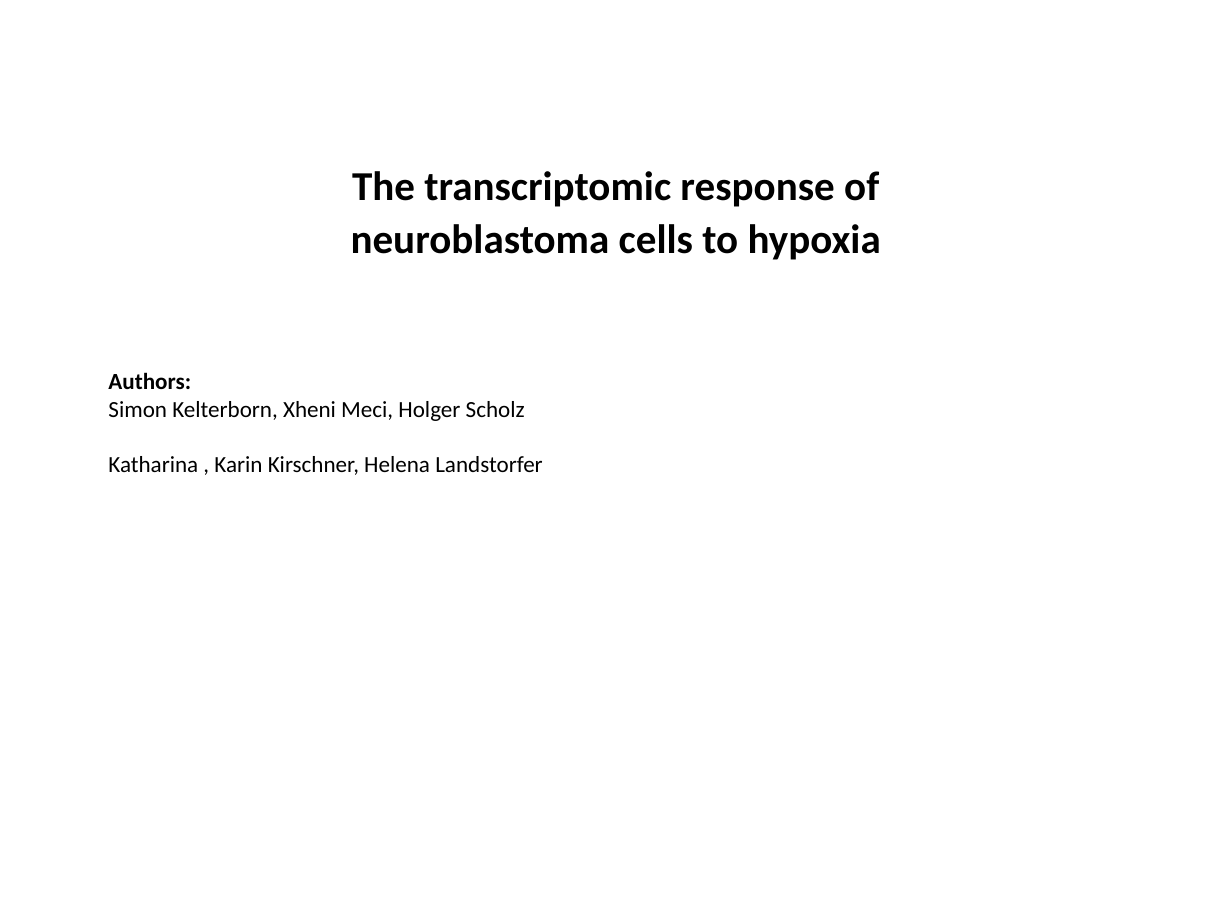
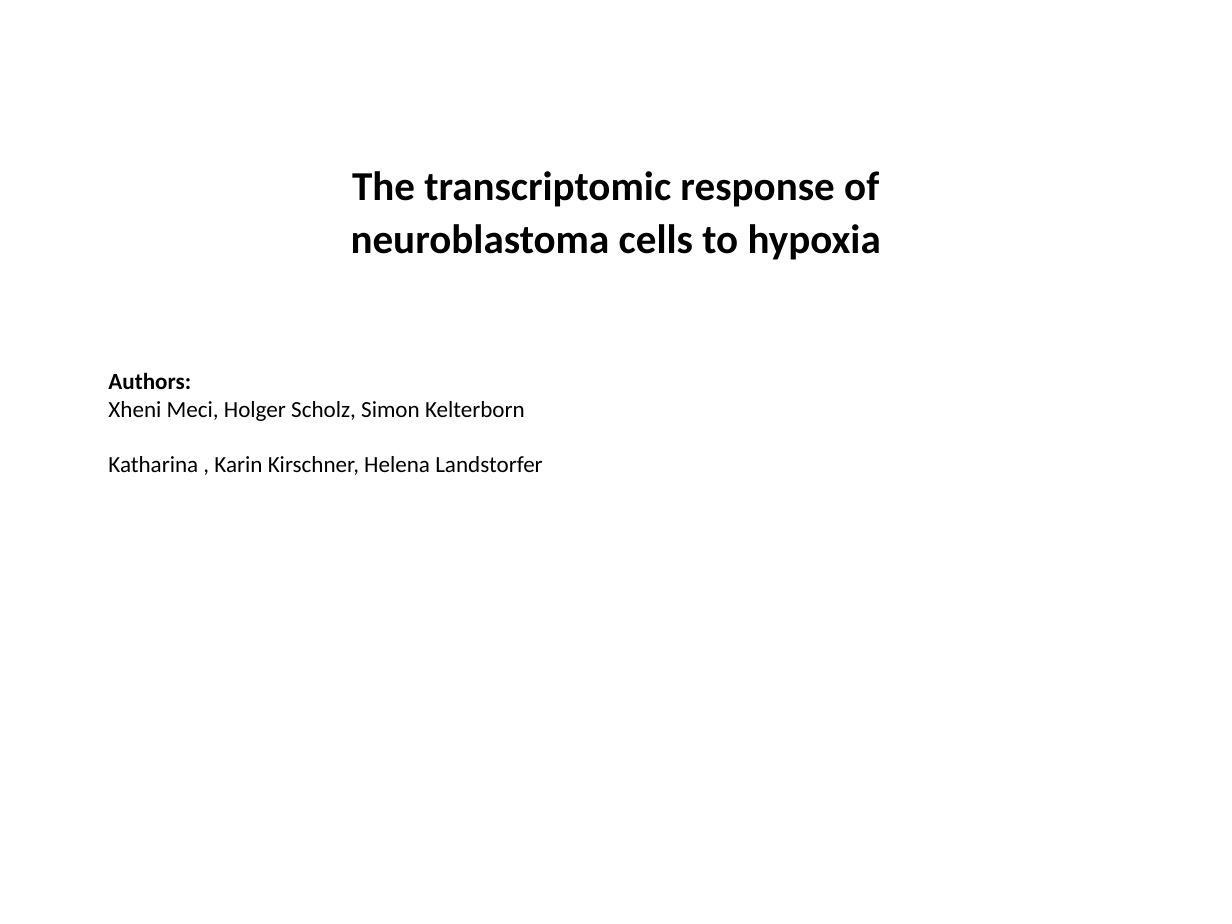
Before and after one commit to DNAborn/RNAseq_Kelly_Hx, a slide deck: slide 1 of 4_manuscript/Figures2.pptx. Drawn at 1232x924 pixels with LibreOffice and Linux fonts; fonts in the diff are those of the drawing. Boxes give left, top, right and bottom in pixels: in the first picture for what was removed or moved away, otherwise in the second. Text is boxed around its words. In the diff, an @@ line names an element or a change of style, - is before the commit and + after.

Commit message:
figures ppt questions

```diff
--- a/4_manuscript/Figures2.pptx
+++ b/4_manuscript/Figures2.pptx
@@ text at <box>108,401,525,421</box>: text changed @@
-Simon Kelterborn, Xheni Meci, Holger Scholz
+Xheni Meci, Holger Scholz, Simon Kelterborn
```
